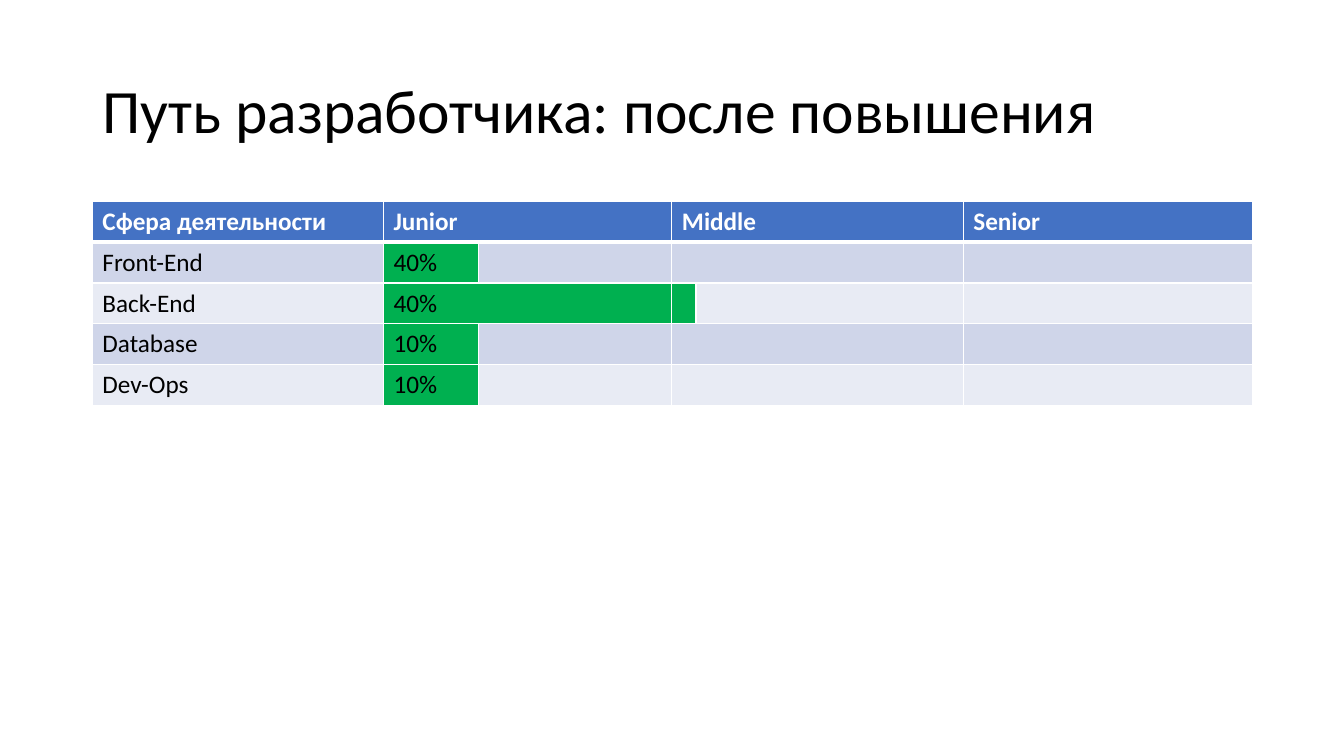
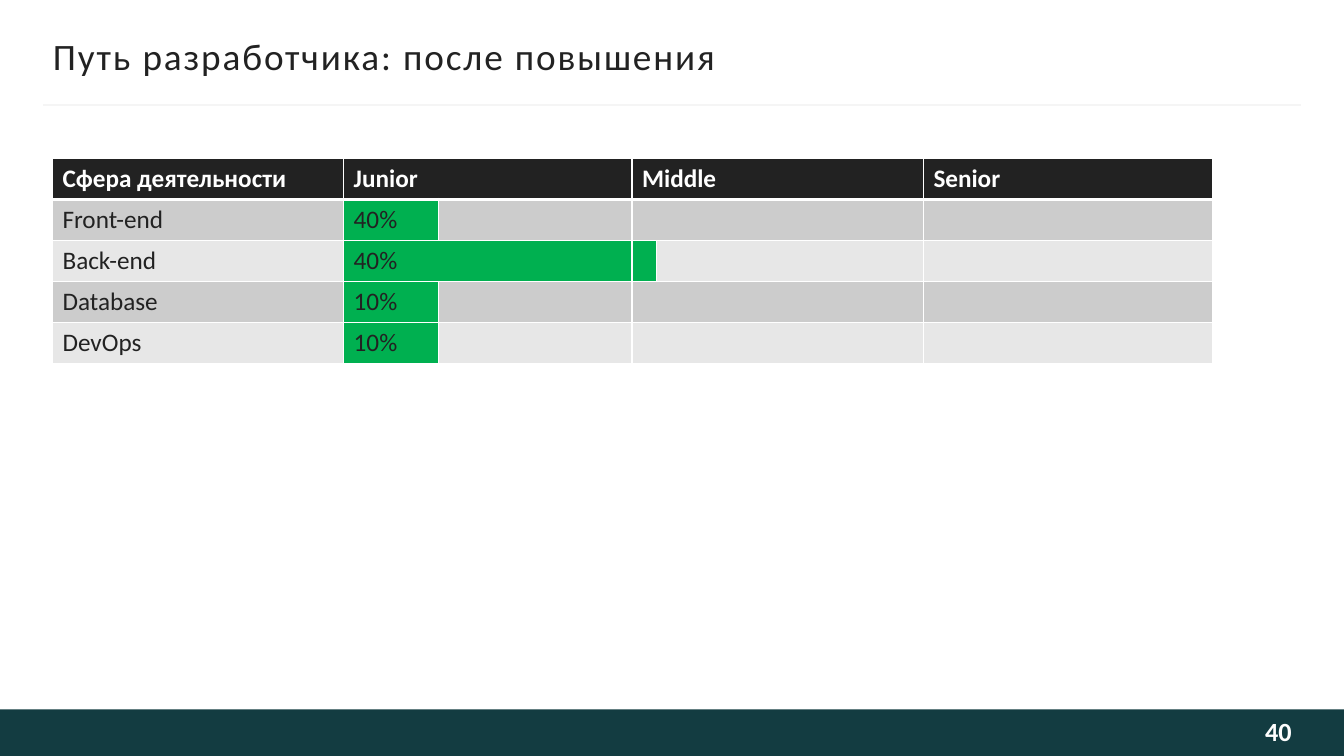
Before and after one commit to kugushev/presentations, a slide deck: slide 40 of Presentation.pptx (slide 41 before the commit). Drawn at 1344x756 pixels with LibreOffice and Linux fonts; fonts in the diff are those of the drawing; background and template pictures are left out. Boxes give left, top, right and bottom in pixels: in the first picture for what was removed or moved away, otherwise in the second. Text is boxed around its words. In the diff, an @@ line names an element or a change of style, - is before the commit and + after.

```diff
--- a/Presentation.pptx
+++ b/Presentation.pptx
@@ title "Путь разработчика: после повышения": place and size @@
-title "Путь разработчика: после повышения" at (102,91,1096,143)
+title "Путь разработчика: после повышения" at (53,44,715,76)
@@ title "Путь разработчика: после повышения" at (53,44,715,76): size 44 to 26.7 pt, text colour #000000 to #222222, letter spacing 0 to 1.3 pt; line spacing 0.9 to 1 @@
@@ line added from (43, 105) to (1301, 105), #F5F5F5 1.5 pt @@
@@ table at (52,158,1212,451) @@
-row 2, column 1: Front-End
+row 2, column 1: Front-end
-row 3, column 1: Back-End
+row 3, column 1: Back-end
-row 5, column 1: Dev-Ops
+row 5, column 1: DevOps
@@ fill #4472C4 to #222222 in 4 cells @@
@@ fill #CFD5EA to #CDCDCD in 8 cells @@
@@ fill #E9EBF5 to #E8E8E8 in 7 cells @@
@@ text colour #000000 to #222222 in "40%", "40%", "Database", "10%" and 1 more places @@
@@ table: place and size @@
-table at (93,202,1252,406)
+table at (52,158,1212,451)
@@ rectangle added at (0,710,1344,756), fill #133C41 @@
@@ page number added at (1265,724,1291,741), 18.7 pt, text #FEFEFE, bold @@
+40
```
Also in this commit, not shown: 42 other slides changed, 2 slides added, 2 slides removed.
